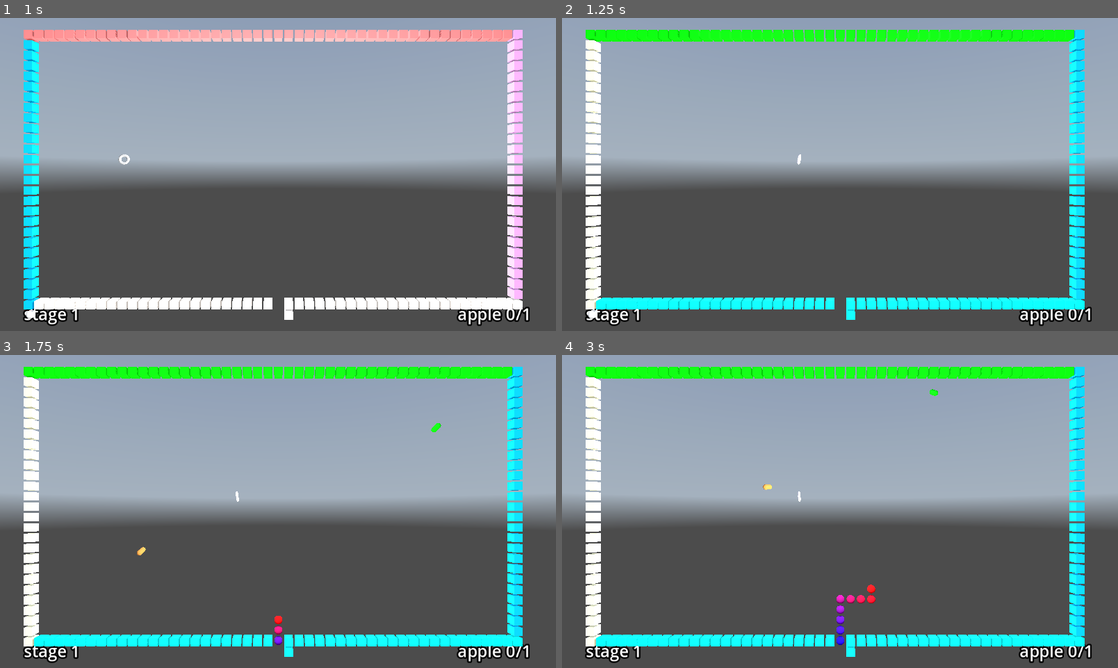
Above: before the commit, frames 1-4 (two rows, left to right).
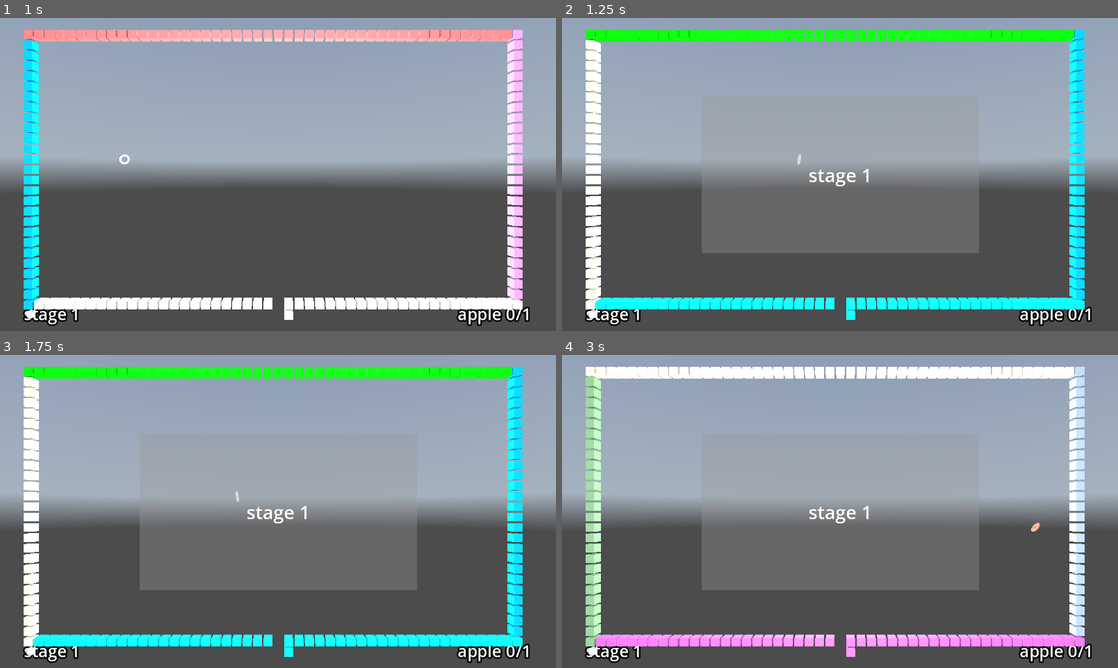
Above: after the commit, the same moments.

Repository: kasworld/gd4snakebyte3d
Game: Godot game, scene res://main.tscn
Same seed, same stepped clock (60 frames per second), same inputs: the game is played once before the commit and once after it. A sky picture missing from this copy of the repository is replaced by a grey-blue gradient.
Inputs (mouse positions are in pixels of both pictures, inside the frame that each line leads up to):
- Up to frame 1 (1 s): tap Enter at 0.5 s; move the mouse to (400, 158) at 0.52 s; hold Right from 0.53 s (still down); click (400, 158) at 0.67 s
- Up to frame 2 (1.25 s): keep holding Right
- Up to frame 3 (1.75 s): move the mouse to (166, 527) at 1.27 s; release Right at 1.28 s; hold Down from 1.28 s (still down)
- Up to frame 4 (3 s): move the mouse to (895, 442) at 2.02 s; release Down at 2.03 s; hold Right 2.03-2.78 s; move the mouse to (812, 574) at 2.77 s; hold Up from 2.78 s (still down); click (812, 574) at 2.92 s

Frame 1 is identical in both runs. In frame 2, 11% of the frame differs, in the area x 25-75%, y 43-76%; in frame 3, 11%; in frame 4, 22%, in the area x 4-94%, y 3-97%.

Commit message:
message on die

Diff:
--- a/stage.gd
+++ b/stage.gd
@@ -31,9 +31,6 @@
 	var vp_size = get_viewport().get_visible_rect().size
 	$StageStartPanel.size = vp_size/2
 	$StageStartPanel.position = vp_size/4
-	$StageStartPanel/Label.text = "stage %d" % [ number ]
-	$StageStartPanel.visible =  true
-	$HidePanelTimer.start(1)
 
 	$StageNumber.text = "stage %d" % number
 	$AppleNumber.text = "apple %d" % Settings.AppleCountPerStage
@@ -44,7 +41,19 @@
 	new_snake()
 	return self
 
+func show_start_panel() -> void:
+	$FrameTimer.stop()
+	$StageStartPanel/Label.text = "stage %d" % [ number ]
+	$StageStartPanel.visible =  true
+	$HidePanelTimer.start(1)
+
+func _on_hide_panel_timer_timeout() -> void:
+	$HidePanelTimer.stop()
+	$StageStartPanel.hide()
+	$FrameTimer.start()
+
 func new_snake() -> Stage:
+	show_start_panel()
 	if snake != null :
 		snake.queue_free()
 	for pl in plum_list:
@@ -115,10 +124,6 @@
 	if snake != null :
 		snake.process_frame()
 
-func _on_hide_panel_timer_timeout() -> void:
-	$HidePanelTimer.stop()
-	$StageStartPanel.hide()
-	$FrameTimer.start()
 
 func _on_frame_timer_timeout() -> void:
 	process_frame()
